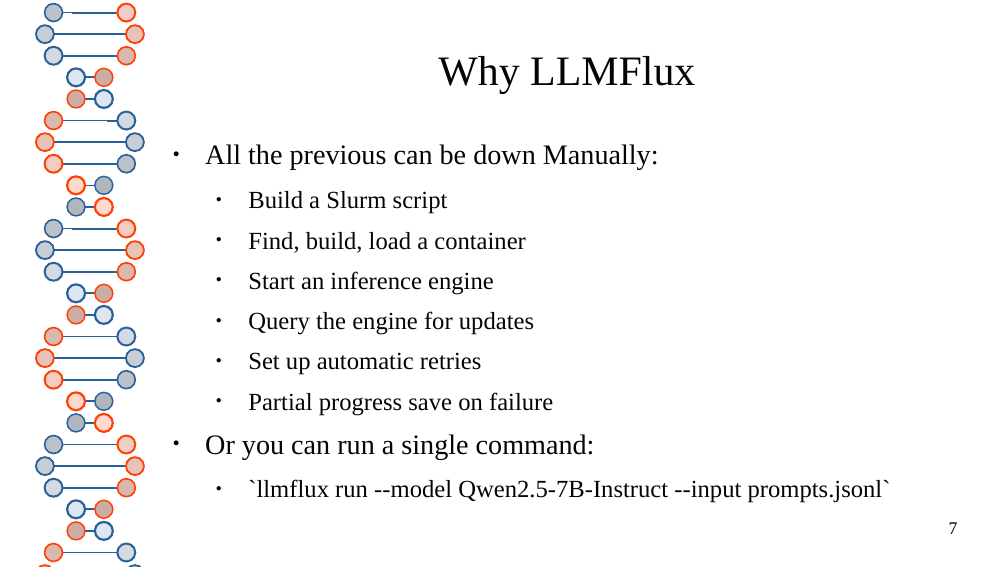
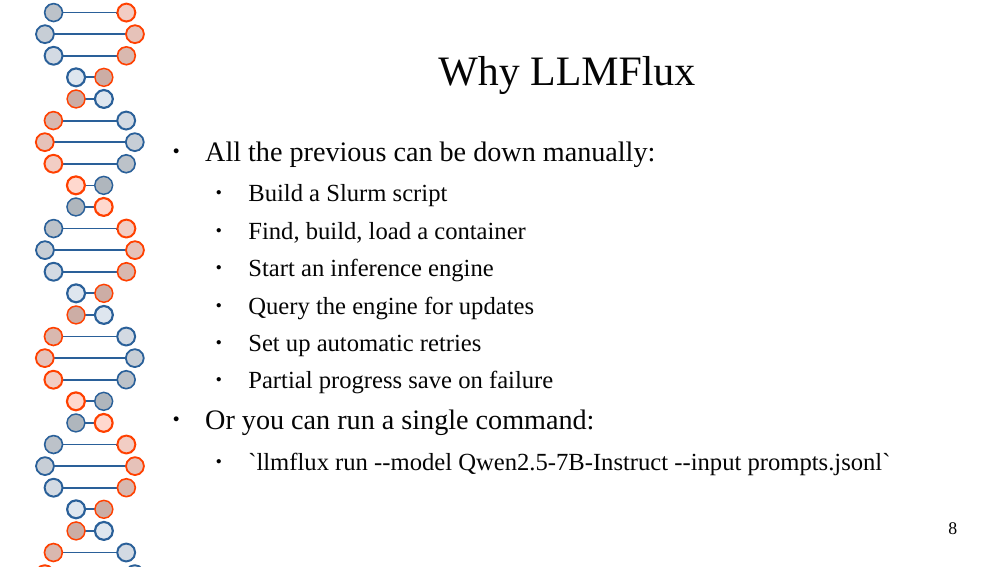
Before and after one commit to ncsa/llmflux-workshop, a slide deck: slide 8 of presenter/slides.pptx (slide 7 before the commit). Drawn at 1008x567 pixels with LibreOffice and Linux fonts; fonts in the diff are those of the drawing. Boxes give left, top, right and bottom in pixels: in the first picture for what was removed or moved away, otherwise in the second. Text is boxed around its words. In the diff, an @@ line names an element or a change of style, - is before the commit and + after.

```diff
--- a/presenter/slides.pptx
+++ b/presenter/slides.pptx
@@ text at (x1=205, y1=141, x2=656, y2=166): text changed @@
-● All the previous can be down Manually:
+● All the previous can be down manually:
@@ text at (x1=205, y1=184, x2=891, y2=475): line spacing 1 to 0.9 @@
@@ page number at (x1=948, y1=522, x2=957, y2=534): text changed @@
-7
+8
```
Also in this commit, not shown: 10 other slides changed, 1 slide added, 1 other file.
